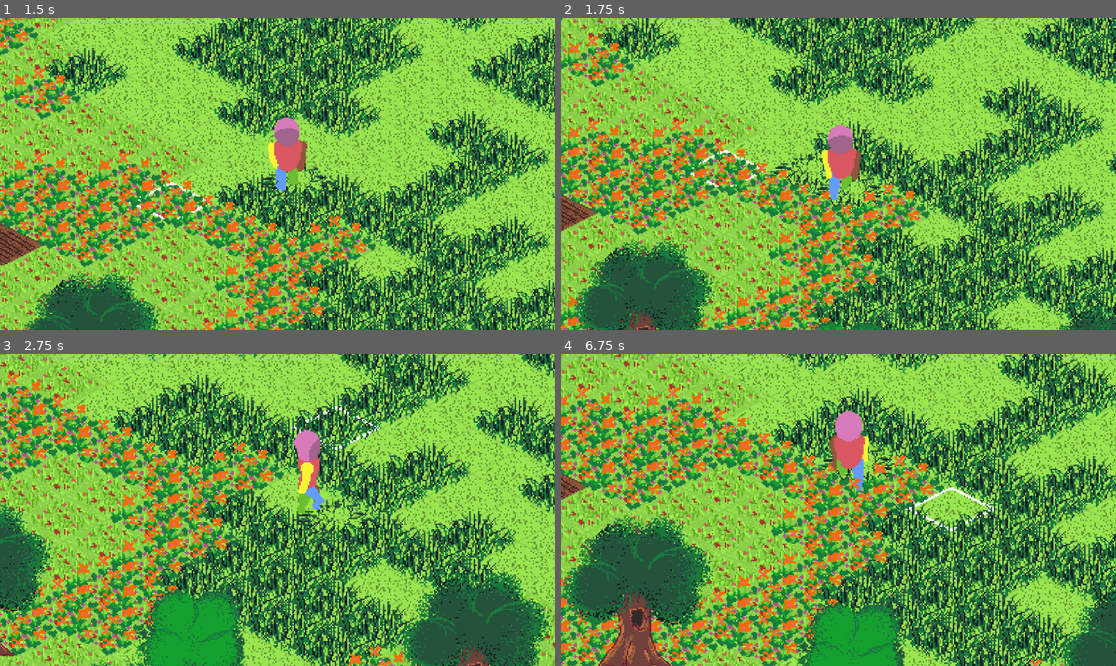
Above: before the commit, frames 1-4 (two rows, left to right).
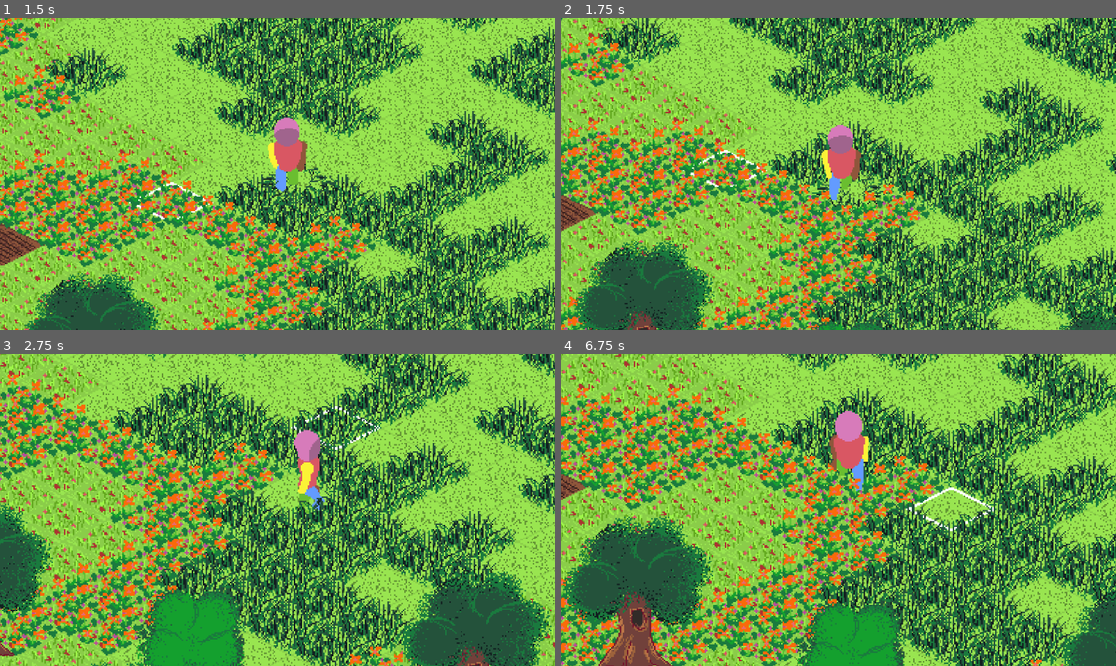
Above: after the commit, the same moments.

Repository: dinushkasam/twilight-memory
Game: Godot game, scene res://scenes/world/world.tscn
Two runs of this game, one before a commit and one after it. Both use one fixed random seed, a clock stepped at 60 frames per second and the inputs below.
Inputs (mouse positions are in pixels of both pictures, inside the frame that each line leads up to):
- Up to frame 1 (1.5 s): tap Enter at 0.5 s; move the mouse to (399, 158) at 0.52 s; hold D (right) 0.53-1.28 s; tap Mouse wheel up (zoom_in) at 0.6 s; click (399, 158) at 0.67 s; move the mouse to (166, 189) at 1.27 s; hold S (down) from 1.28 s (still down); tap Mouse wheel down (zoom_out) at 1.35 s
- Up to frame 2 (1.75 s): keep holding S (down)
- Up to frame 3 (2.75 s): move the mouse to (333, 441) at 2.02 s; release S (down) at 2.03 s; hold D (right) from 2.03 s (still down); tap Mouse wheel up (zoom_in) at 2.1 s
- Up to frame 4 (6.75 s): move the mouse to (810, 572) at 2.77 s; release D (right) at 2.78 s; hold W (up) 2.78-3.53 s; tap Mouse wheel down (zoom_out) at 2.85, 4.35, 5.85 s; click (810, 572) at 2.92 s; move the mouse to (1005, 556) at 3.52 s; hold A (left) 3.53-5.03 s; tap Mouse wheel up (zoom_in) at 3.6, 5.1, 6.6 s; move the mouse to (672, 463) at 4.27 s; move the mouse to (866, 510) at 5.02 s; hold S (down) 5.03-5.78 s; click (866, 510) at 5.17 s; move the mouse to (755, 432) at 5.77 s; hold D (right) 5.78-6.53 s; move the mouse to (960, 494) at 6.52 s; hold W (up) from 6.53 s (still down)

Frame 1 is identical in both runs. In frame 2, 0.7% of the frame differs, in the area x 37-51%, y 39-56%; in frame 3, 1.0%, in the area x 52-69%, y 42-61%; in frame 4, 0.5%.

Commit message:
impl: interaction logic for tree and grass

Diff:
--- a/scenes/game_objects/grass_object.tscn
+++ b/scenes/game_objects/grass_object.tscn
@@ -43,8 +43,9 @@
 "speed": 5.0
 }]
 
-[node name="GrassObject" type="Area2D" unique_id=597356738]
+[node name="GrassObject" type="Area2D" unique_id=597356738 node_paths=PackedStringArray("grass_component")]
 script = ExtResource("1_qkjbx")
+grass_component = NodePath("GrassComponent")
 
 [node name="AnimatedSprite2D" type="AnimatedSprite2D" parent="." unique_id=2008897183]
 texture_filter = 1
@@ -63,3 +64,4 @@
 
 [connection signal="body_entered" from="." to="." method="_on_body_entered"]
 [connection signal="body_exited" from="." to="." method="_on_body_exited"]
+[connection signal="grass_died" from="GrassComponent" to="." method="_on_grass_component_grass_died"]
--- a/scenes/game_objects/tree_object.tscn
+++ b/scenes/game_objects/tree_object.tscn
@@ -55,8 +55,9 @@
 "speed": 5.0
 }]
 
-[node name="TreeObject" type="StaticBody2D" unique_id=2040654906]
+[node name="TreeObject" type="StaticBody2D" unique_id=2040654906 node_paths=PackedStringArray("tree_component")]
 script = ExtResource("1_mqjmw")
+tree_component = NodePath("TreeComponent")
 
 [node name="AnimatedSprite2D" type="AnimatedSprite2D" parent="." unique_id=617992553]
 texture_filter = 1
@@ -71,3 +72,5 @@
 [node name="TreeComponent" type="Node" parent="." unique_id=1631635565 node_paths=PackedStringArray("sprite")]
 script = ExtResource("2_cfuag")
 sprite = NodePath("../AnimatedSprite2D")
+
+[connection signal="tree_died" from="TreeComponent" to="." method="_on_tree_component_tree_died"]
--- a/scenes/player/player.tscn
+++ b/scenes/player/player.tscn
@@ -10,7 +10,7 @@
 [ext_resource type="Script" uid="uid://c1ain0o2g07k6" path="res://scripts/player/player_input_component.gd" id="8_qek5x"]
 
 [sub_resource type="RectangleShape2D" id="RectangleShape2D_gmlin"]
-size = Vector2(18, 8.5)
+size = Vector2(13.5, 6.125)
 
 [sub_resource type="AnimationNodeStateMachineTransition" id="AnimationNodeStateMachineTransition_75vfm"]
 advance_mode = 2
@@ -448,7 +448,7 @@
 offset = Vector2(0, -1.07)
 
 [node name="GroundCollision" type="CollisionShape2D" parent="." unique_id=1215772703]
-position = Vector2(-1, -5)
+position = Vector2(-3, -4)
 shape = SubResource("RectangleShape2D_gmlin")
 
 [node name="AnimationTree" type="AnimationTree" parent="." unique_id=808906494]
--- a/scripts/game_objects/grass_component.gd
+++ b/scripts/game_objects/grass_component.gd
@@ -9,6 +9,8 @@
 	grass,
 	grass_rustle
 }
+
+signal grass_died
 
 func set_variant(variation: GrassVariants):
 	match variation:
@@ -26,3 +28,6 @@
 func exit_tile(body: Node2D):
 	if body.is_in_group("character") && sprite.animation == "grass_rustle":
 		sprite.play("grass")
+
+func hit_grass():
+	grass_died.emit()
--- a/scripts/game_objects/grass_object.gd
+++ b/scripts/game_objects/grass_object.gd
@@ -2,17 +2,29 @@
 
 @export var grass_variant: GrassComponent.GrassVariants
 
-@onready var grass_component: GrassComponent = $GrassComponent
+@export var grass_component: GrassComponent
 
 # Called when the node enters the scene tree for the first time.
 func _ready() -> void:
 	grass_component.set_variant(grass_variant)
 
 
+# Overrides
+func can_interact(actor: Node2D, _tool: Node2D) -> bool:
+	return true if actor is Player else false
 
+func interact(_actor: Node2D, _tool: Node2D):
+	grass_component.hit_grass()
+
+
+# Signal processing
 func _on_body_entered(body: Node2D) -> void:
 	grass_component.walking_on_tile(body)
 
 
 func _on_body_exited(body: Node2D) -> void:
 	grass_component.exit_tile(body)
+
+
+func _on_grass_component_grass_died() -> void:
+	queue_free()
--- a/scripts/game_objects/tree_component.gd
+++ b/scripts/game_objects/tree_component.gd
@@ -14,6 +14,8 @@
 	big_bush
 }
 
+signal tree_died
+
 func set_variant(variation: TreeVariants):
 	match variation:
 		TreeVariants.small_tree:
@@ -24,3 +26,8 @@
 			sprite.play("small_bush")
 		TreeVariants.big_bush:
 			sprite.play("big_bush")
+
+func hit_tree(damage: int):
+	health -= damage
+	if health <= 0:
+		tree_died.emit()
--- a/scripts/game_objects/tree_object.gd
+++ b/scripts/game_objects/tree_object.gd
@@ -2,7 +2,23 @@
 
 
 @export var tree_variant: TreeComponent.TreeVariants
+@export var tree_component: TreeComponent
+
 
 # Called when the node enters the scene tree for the first time.
 func _ready() -> void:
 	$TreeComponent.set_variant(tree_variant)
+
+
+# Overrides
+func can_interact(actor: Node2D, _tool: Node2D) -> bool:
+	return true if actor is Player else false
+
+func interact(_actor: Node2D, _tool: Node2D):
+	var damage = 1
+	tree_component.hit_tree(damage)
+
+
+# Signal processing
+func _on_tree_component_tree_died() -> void:
+	queue_free()
